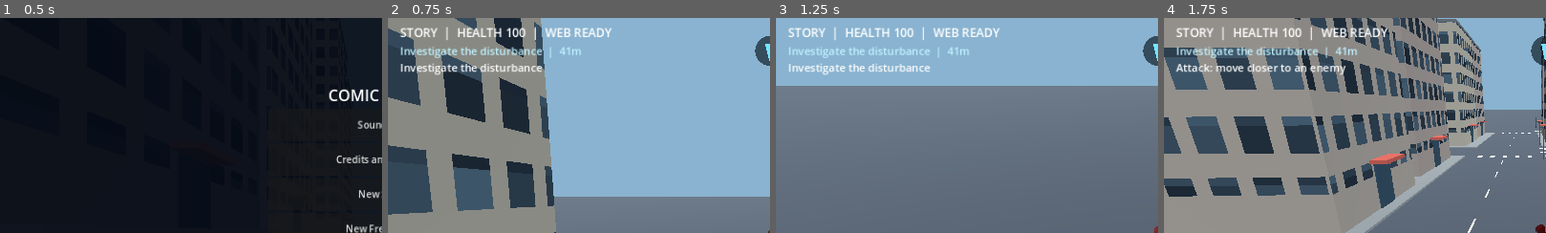
Above: before the commit, frames 1-4 (left to right).
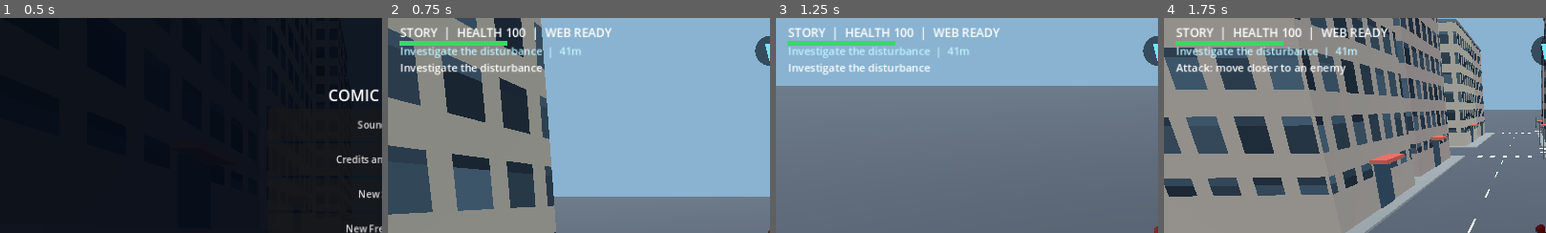
Above: after the commit, the same moments.

Repository: spideycandy973-web/Comic-Spidey-
Game: Godot game, scene res://main.tscn
Same seed, same stepped clock (60 frames per second), same inputs: the game is played once before the commit and once after it.
Inputs (mouse positions are % of the whole screen's width and height, from its top left):
- Up to frame 1 (0.5 s): no input
- Up to frame 2 (0.75 s): click "New Story" at 0.5 s
- Up to frame 3 (1.25 s): no input
- Up to frame 4 (1.75 s): tap Enter at 1.25 s; move the mouse to (72, 45) at 1.27 s; hold D from 1.28 s (still down); hold F from 1.28 s (still down); click (72, 45) at 1.42 s; tap Space at 1.52 s
The pictures show only the part of the screen within x 0-50%, y 0-50%; the shares and areas given below are measured in that part.

Frame 1 is identical in both runs. In frame 2, 0.6% of the frame differs, in the area x 3-32%, y 10-13%; in frame 3, 0.6%; in frame 4, 0.6%.

Commit message:
Improve enemy readability and combat feedback
Co-authored-by: arena-agent <297053741+arena-agent@users.noreply.github.com>

Diff:
--- a/godot/scripts/controls.gd
+++ b/godot/scripts/controls.gd
@@ -11,6 +11,7 @@
 var message := ""
 var objective := ""
 var target_direction := Vector2.ZERO
+var health := 100.0
 var joystick := Vector2.ZERO
 
 func _ready() -> void:
@@ -104,5 +105,8 @@
 		var triangle := PackedVector2Array([compass_center + direction * 18, compass_center - direction * 11 + side * 9, compass_center - direction * 11 - side * 9])
 		surface.draw_colored_polygon(triangle, Color(0.45, 0.9, 1.0))
 	surface.draw_string(ThemeDB.fallback_font, Vector2(20, 32), status, HORIZONTAL_ALIGNMENT_LEFT, -1, 20, Color.WHITE)
+	surface.draw_rect(Rect2(20, 39, 180, 8), Color(0.1, 0.1, 0.12, 0.8))
+	var health_color := Color(0.22, 0.85, 0.40) if health > 35 else Color(0.95, 0.24, 0.16)
+	surface.draw_rect(Rect2(20, 39, 180 * clampf(health / 100.0, 0.0, 1.0), 8), health_color)
 	surface.draw_string(ThemeDB.fallback_font, Vector2(20, 62), objective, HORIZONTAL_ALIGNMENT_LEFT, s.x - 40, 18, Color(0.75, 0.95, 1))
 	surface.draw_string(ThemeDB.fallback_font, Vector2(20, 90), message, HORIZONTAL_ALIGNMENT_LEFT, s.x - 40, 18, Color.WHITE)
--- a/godot/scripts/game.gd
+++ b/godot/scripts/game.gd
@@ -408,6 +408,7 @@
 		var right := Vector3(cos(hero.yaw), 0, -sin(hero.yaw))
 		controls.target_direction = Vector2(direction.dot(right), -direction.dot(forward))
 		distance = "  |  %dm" % roundi(Vector2(hero.position.x - target.x, hero.position.z - target.z).length())
+	controls.health = hero.health
 	controls.status = "%s  |  HEALTH %d  |  %s" % [mode.to_upper(), ceili(hero.health), "WEB ATTACHED" if hero.rope_active else "WEB READY"]
 	if mode == "Story":
 		controls.objective = Missions.story_stage(stage).title + distance
--- a/godot/scripts/person.gd
+++ b/godot/scripts/person.gd
@@ -30,6 +30,14 @@
 		visual.scale = Vector3.ONE * 1.15
 	else:
 		visual.scale = Vector3.ONE
+		if enemy:
+			# Distinguish the attackers' clothing from civilian clothing.
+			var uniform := StandardMaterial3D.new()
+			uniform.albedo_color = Color("343648")
+			uniform.roughness = 0.9
+			for mesh in visual.find_children("*", "MeshInstance3D", true, false):
+				if str(mesh.name).to_lower().begins_with("cloth"):
+					mesh.material_override = uniform
 	var shape := CollisionShape3D.new()
 	var capsule := CapsuleShape3D.new()
 	capsule.radius = 0.38
@@ -76,15 +84,15 @@
 			velocity.x = move_toward(velocity.x, 0, delta * 15)
 			velocity.z = move_toward(velocity.z, 0, delta * 15)
 			if windup <= 0 and distance < (3.0 if is_boss else 2.0) and has_line_of_sight():
-				hero.take_damage(18.0 if is_boss else 10.0)
+				hero.take_damage((24.0 if health <= 100 else 18.0) if is_boss else 10.0)
 		elif stun <= 0 and distance < 24 and distance > (2.2 if is_boss else 1.5):
 			var direction: Vector3 = flat.normalized()
 			velocity.x = direction.x * 3.0
 			velocity.z = direction.z * 3.0
 			visual.rotation.y = atan2(direction.x, direction.z) + PI
 		elif stun <= 0 and distance <= (2.5 if is_boss else 2.0) and attack_cooldown <= 0 and has_line_of_sight():
-			windup = 0.65
-			attack_cooldown = 2.0
+			windup = 0.48 if is_boss and health <= 100 else 0.65
+			attack_cooldown = 1.4 if is_boss and health <= 100 else 2.0
 		else:
 			velocity.x = move_toward(velocity.x, 0, delta * 12)
 			velocity.z = move_toward(velocity.z, 0, delta * 12)
@@ -136,7 +144,7 @@
 		return
 	health -= damage
 	windup = 0
-	stun = 0.45
+	stun = 0.28
 	velocity.x = direction.x * 4
 	velocity.z = direction.z * 4
 	if health <= 0:
